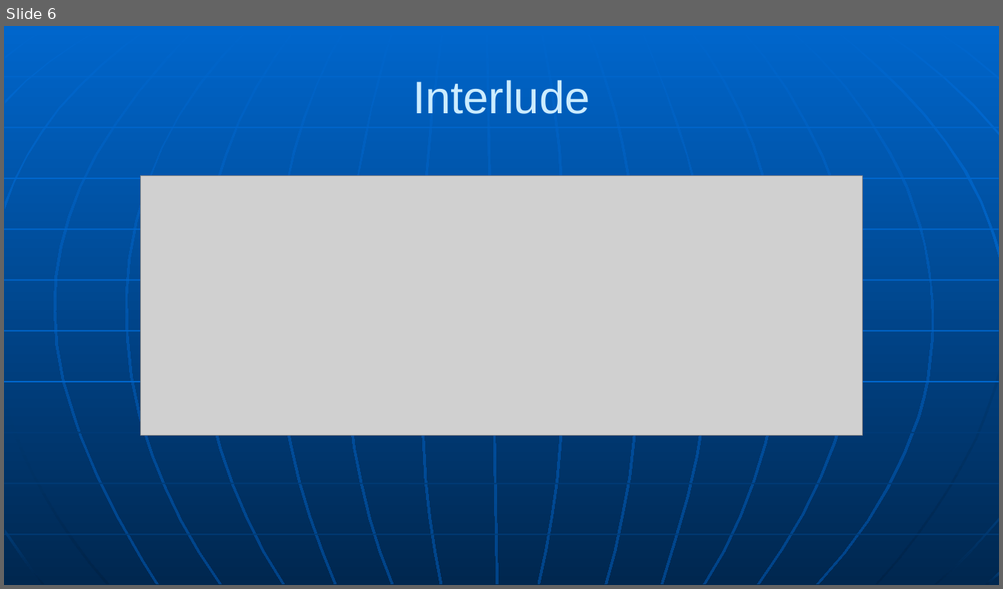
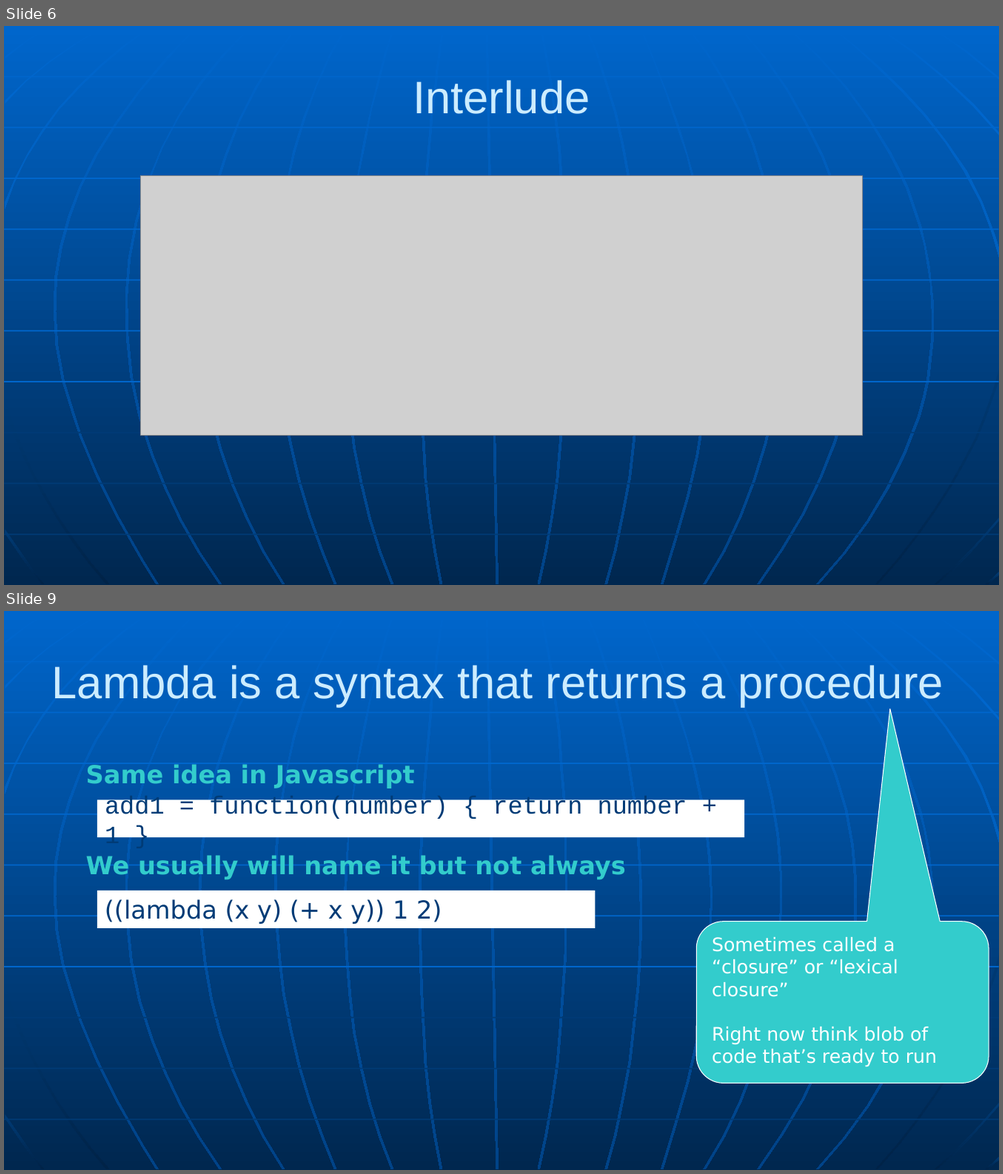
Before and after one commit to RHIT-CSSE/csse304, a slide deck: ClassMaterials/Lambda/Lambda.pptx. Shown one above the other, each under a label of ours: slide 6 before the commit, slides 6 and 9 after it; the slides between them are not shown. The pictures are 1003x589 and 1003x1174 pixels, drawn with LibreOffice and Linux fonts; fonts in the diff are those of the drawing; grey boxes stand for pictures. Boxes give left, top, right and bottom in pixels: in the first picture for what was removed or moved away, otherwise in the second. Text is boxed around its words. In the diff, an @@ line names an element or a change of style, - is before the commit and + after.

Commit message:
updating slides with more info on lambda

```diff
--- a/ClassMaterials/Lambda/Lambda.pptx
+++ b/ClassMaterials/Lambda/Lambda.pptx
@@ slide 9 added at (4,611,999,1170), background gradient #0066CC to #004488; not listed: 34 template elements that a slide beside it also shows @@
@@ title added at (52,665,943,706), 44 pt, text #CCECFF @@
+Lambda is a syntax that returns a procedure
@@ text added at (86,764,415,789), 24 pt, text #33CCCC, bold @@
+Same idea in Javascript
@@ rectangle added at (97,800,744,837), fill #FFFFFF, 24 pt, text #003B76 @@
+add1 = function(number) { return number + 1 }
@@ text added at (86,855,626,880), 24 pt, text #33CCCC, bold @@
+We usually will name it but not always
@@ rectangle added at (97,891,595,928), fill #FFFFFF, 24 pt, text #003B76 @@
+((lambda (x y) (+ x y)) 1 2)
@@ rounded speech box added at (697,921,989,1083), fill #33CCCC, outline #FFFFFF 0.75 pt, 18 pt, text #FFFFFF @@
+Sometimes called a “closure” or “lexical closure”
+Right now think blob of code that’s ready to run
```
Also in this commit, not shown: 5 slides changed, 1 other slide added, 1 slide removed.
